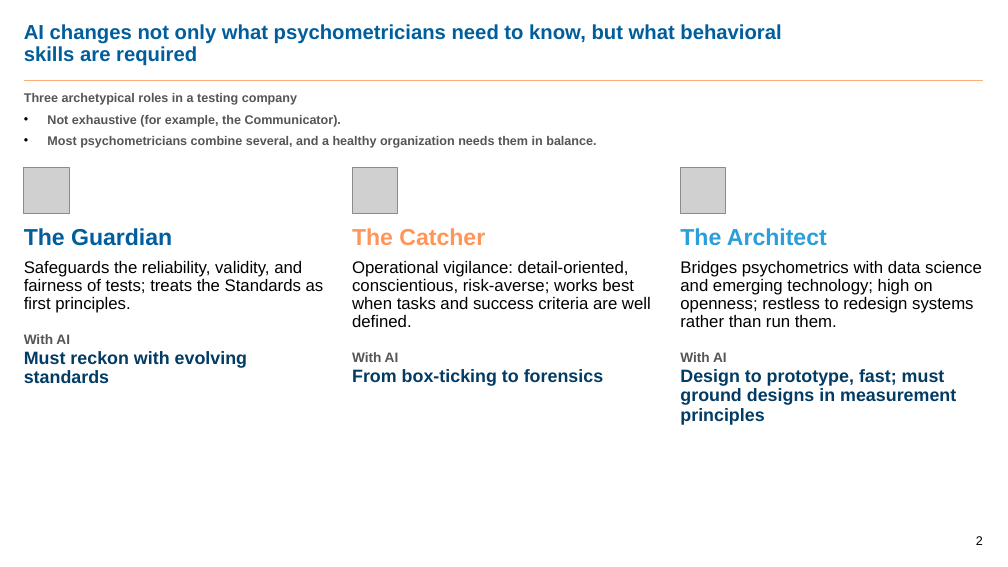
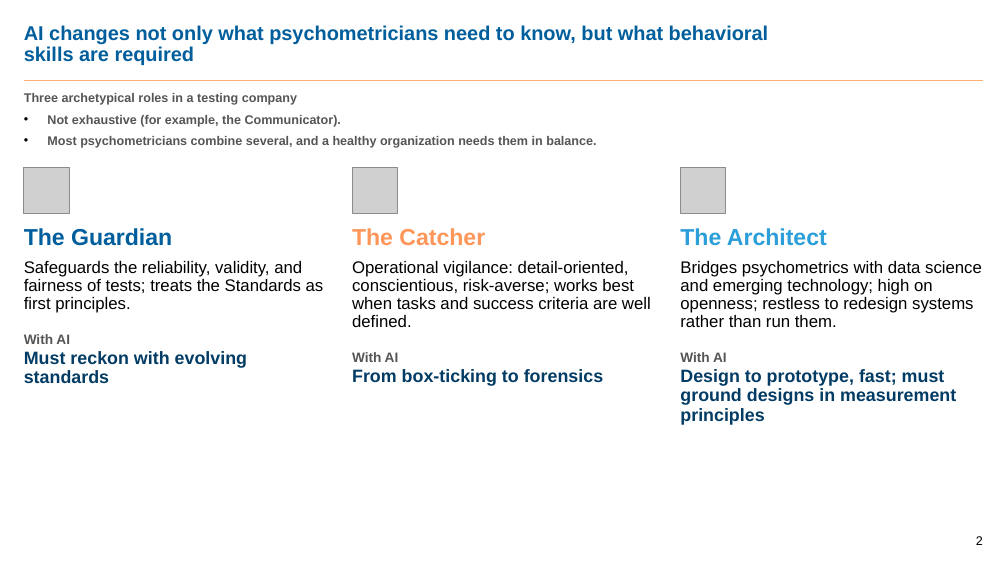
Before and after one commit to dbetebenner/AIME_2026_Panel_Presentation, a slide deck: slide 2 of Assets/Frank_Rijmen/Rijmen_AIME2026_provocation_Cambium.pptx. Drawn at 1008x567 pixels with LibreOffice and Linux fonts; fonts in the diff are those of the drawing; grey boxes stand for pictures. Boxes give left, top, right and bottom in pixels: in the first picture for what was removed or moved away, otherwise in the second. Text is boxed around its words. In the diff, an @@ line names an element or a change of style, - is before the commit and + after.

```diff
--- a/Assets/Frank_Rijmen/Rijmen_AIME2026_provocation_Cambium.pptx
+++ b/Assets/Frank_Rijmen/Rijmen_AIME2026_provocation_Cambium.pptx
@@ title "AI changes not only what ..." at box(24, 25, 769, 65): size 19.3 to 19 pt @@
```
Also in this commit, not shown: 2 other slides changed, 3 other files.
